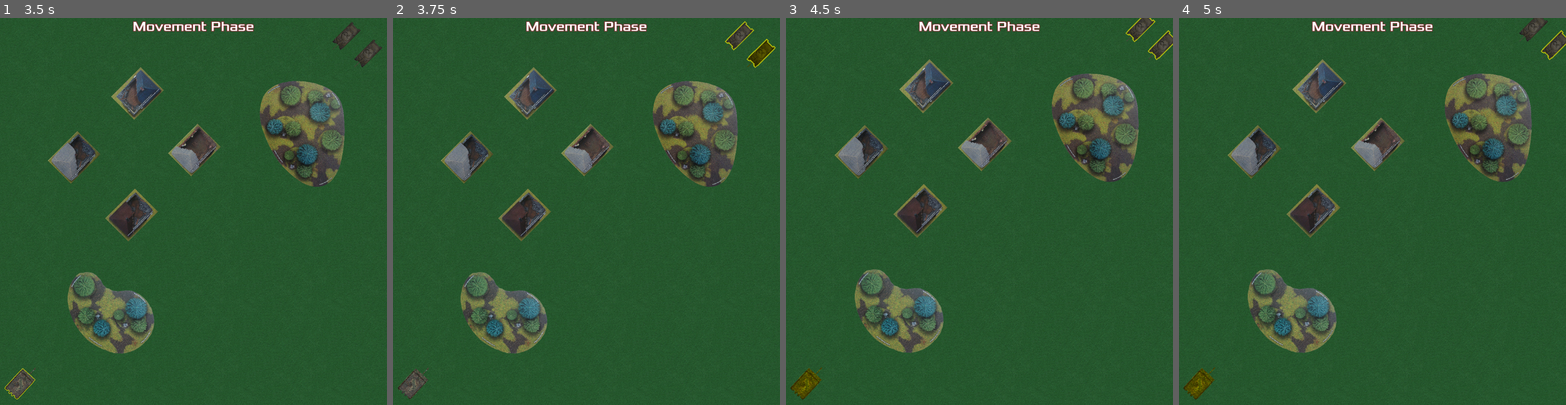
Above: before the commit, frames 1-4 (left to right).
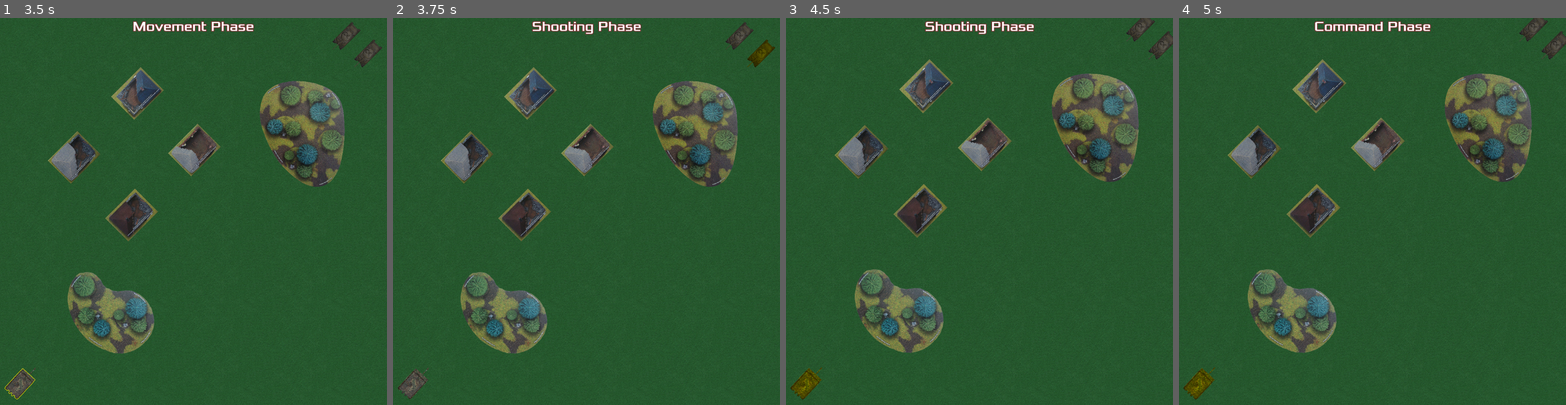
Above: after the commit, the same moments.

Repository: raulh39/Tanks2d
Game: Godot game, scene res://Scenes/Menu.tscn
The game is run twice, just before and just after one commit, with the same random seed, the same clock (stepped at 60 frames per second) and the same inputs.
Inputs (mouse positions are in pixels of both pictures, inside the frame that each line leads up to):
- Up to frame 1 (3.5 s): click "New Game" at 0.5 s; tap Enter at 1.25, 2.75 s; move the mouse to (278, 192) at 1.27 s; hold Middle mouse button (cam_drag) 1.28-2.03 s; tap Space at 2 s; move the mouse to (116, 230) at 2.02 s; tap Mouse wheel up (cam_zoom_in) at 2.1 s; move the mouse to (352, 33) at 2.77 s; tap Mouse wheel down (cam_zoom_out) at 2.85 s
- Up to frame 2 (3.75 s): tap Space at 3.5 s; move the mouse to (760, 52) at 3.52 s; tap Middle mouse button (cam_drag) at 3.6 s
- Up to frame 3 (4.5 s): tap Enter at 4.25 s; move the mouse to (805, 385) at 4.27 s; tap Mouse wheel up (cam_zoom_in) at 4.35 s
- Up to frame 4 (5 s): no input

Frame 1 is identical in both runs. In frame 2, 0.7% of the frame differs, in the area x 34-99%, y 0-13%; in frame 3, 0.7%; in frame 4, 0.5%.

Commit message:
Added shoot and command phase to general program flow

Diff:
--- a/Scenes/Main.gd
+++ b/Scenes/Main.gd
@@ -1,9 +1,11 @@
 extends Node2D
 
 func _ready():
-	$CanvasLayer/GUI.setPhase(Gui.Phases.MOVE)
 	while true:
+		$CanvasLayer/GUI.setPhase(Gui.Phases.MOVE)
 		yield($TankList.move_tanks(), "completed")
-		#yield($TankList.shoot_with_tanks(), "completed")
-		#yield($TankList.command_tanks(), "completed")
+		$CanvasLayer/GUI.setPhase(Gui.Phases.SHOOT)
+		yield($TankList.shoot_with_tanks(), "completed")
+		$CanvasLayer/GUI.setPhase(Gui.Phases.COMMAND)
+		yield($TankList.command_tanks(), "completed")
 		print("Turn ended")
--- a/Scenes/TankList.gd
+++ b/Scenes/TankList.gd
@@ -38,7 +38,7 @@
 			tank.set_selectable(false)
 
 func shoot_with_tanks() -> void:
-	pass
+	yield(get_tree().create_timer(1), "timeout")
 
 func command_tanks() -> void:
-	pass
+	yield(get_tree().create_timer(1), "timeout")
